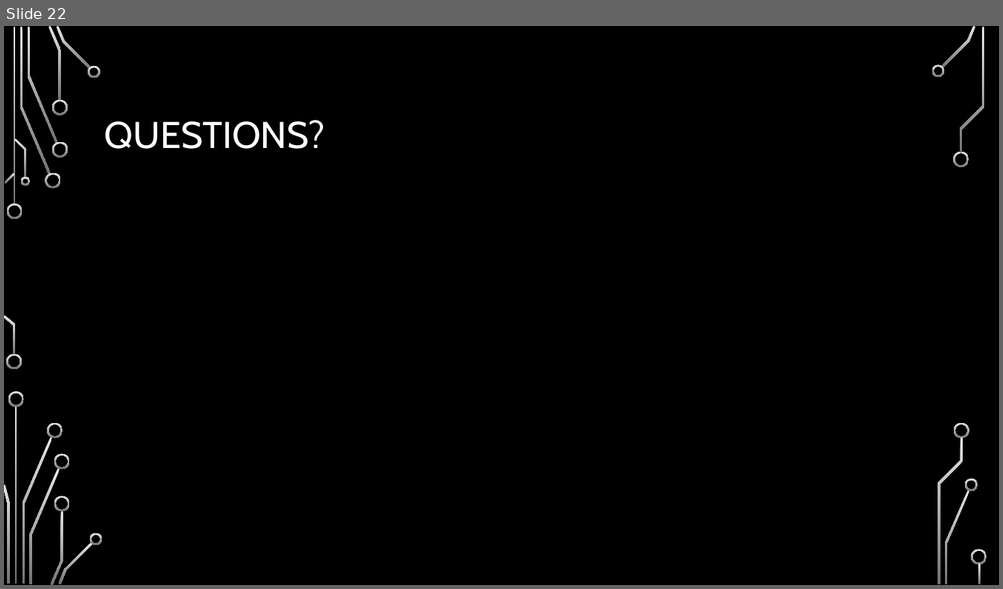
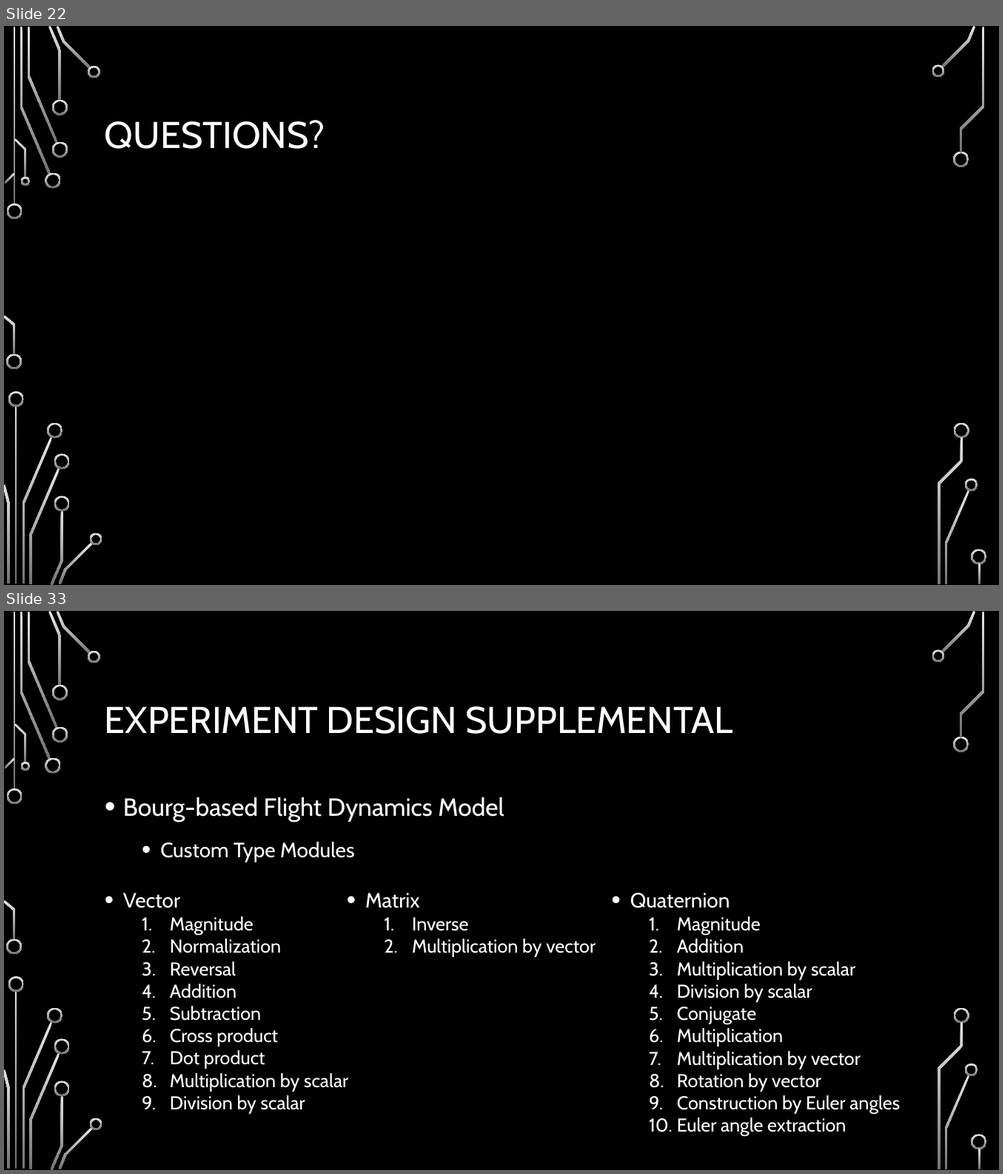
Before and after one commit to chaddw/ECS-Rust-FlightDynamics, a slide deck: Defense.pptx. Shown one above the other, each under a label of ours: slide 22 before the commit, slides 22 and 33 after it; the slides between them are not shown. The pictures are 1003x589 and 1003x1174 pixels, drawn with LibreOffice and Linux fonts; fonts in the diff are those of the drawing; background and template pictures are left out. Boxes give left, top, right and bottom in pixels: in the first picture for what was removed or moved away, otherwise in the second. Text is boxed around its words. In the diff, an @@ line names an element or a change of style, - is before the commit and + after.

```diff
--- a/Defense.pptx
+++ b/Defense.pptx
@@ slide 33 added at (x1=4, y1=611, x2=999, y2=1170), background picture (left out); not listed: 36 template elements that a slide beside it also shows @@
@@ title added at (x1=105, y1=706, x2=733, y2=734), 36 pt, text #FFFFFF @@
+EXPERIMENT DESIGN SUPPLEMENTAL
@@ text added at (x1=123, y1=797, x2=504, y2=862), 24 pt, text #FFFFFF @@
+• Bourg-based Flight Dynamics Model
+  • Custom Type Modules
@@ text added at (x1=123, y1=893, x2=348, y2=1114), 18 pt, text #FFFFFF @@
+• Vector
+  1. Magnitude
+  2. Normalization
+  3. Reversal
+  4. Addition
+  5. Subtraction
+  6. Cross product
+  7. Dot product
+  8. Multiplication by scalar
+  9. Division by scalar
@@ text added at (x1=365, y1=893, x2=595, y2=957), 18 pt, text #FFFFFF @@
+• Matrix
+  1. Inverse
+  2. Multiplication by vector
@@ text added at (x1=630, y1=893, x2=899, y2=1136), 18 pt, text #FFFFFF @@
+• Quaternion
+  1. Magnitude
+  2. Addition
+  3. Multiplication by scalar
+  4. Division by scalar
+  5. Conjugate
+  6. Multiplication
+  7. Multiplication by vector
+  8. Rotation by vector
+  9. Construction by Euler angles
+  10. Euler angle extraction
```
Also in this commit, not shown: 2 slides changed, 11 other slides added, 1 slide removed.
